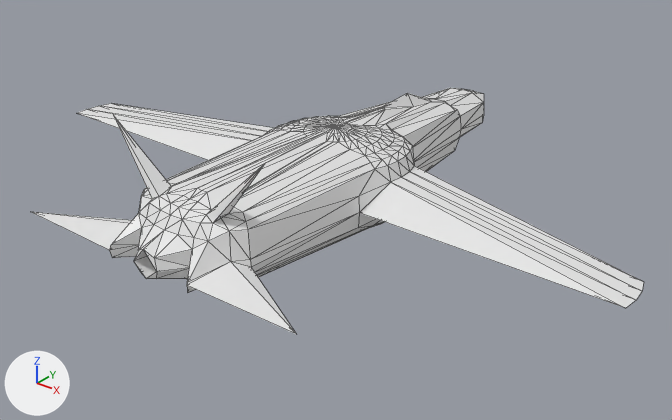
One commit to the COLLADA model art/meshes/structural/F-35.dae: the scene before it, then after it.
One viewpoint serves both versions: a camera (50 mm lens) standing at (6.57, -8.2, 4.56) and looking at (0.11, -0.13, -0.44). The axes (+X, +Y, +Z) are drawn at lower left. The lights are the same throughout. Mesh edges are drawn as thin lines.
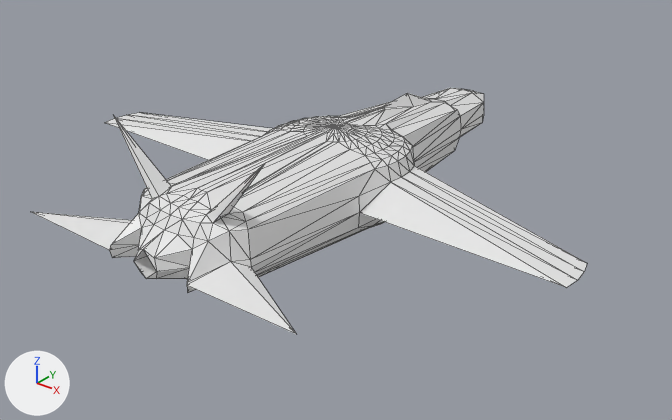
Changed parts and their boxes (x1, y1, x2, y2) in the pictures (672 x 420 px; the box of a moved part takes in the faces that stretch with it):
'Sphere', reshaped (9% narrower)
    before: (32, 88, 644, 334)
    after: (32, 88, 587, 334)
part 1 of me_sphere, moved or reshaped
    before: (360, 166, 644, 308)
    after: (360, 166, 587, 288)
part 2 of me_sphere, moved or reshaped
    before: (78, 103, 273, 160)
    after: (104, 112, 273, 160)

The change, as a list of edits to the scene's bpy script:
```text
Change me_sphere:
    where me_sphere.from_pydata(...)  # 482 vertices, 960 faces; spans x -4.09..4.08, y -3.04..3.49, z -0.65..1.21
    used by ob_sphere; location = (0.0, 0.0, 0.0)
    before: 89 (4.0, -0.22, 0.0) at pixel (643, 281), 104 (4.06, -0.4, 0.0) at pixel (642, 291), 119 (4.08, -0.59, 0.0) at pixel (636, 300), 134 (4.06, -0.79, 0.0) at pixel (625, 308)
    before: 345 (-4.07, -0.76, 0.06) at pixel (76, 113), 360 (-4.09, -0.57, 0.06) at pixel (86, 109), 375 (-4.07, -0.37, 0.06) at pixel (98, 105), 390 (-4.01, -0.19, 0.06) at pixel (111, 103)
    me_sphere part 1
    add for i in [89, 104, 119, 134]: me_sphere.vertices[i].co += Vector((-0.59, 0.0, 0.0))
    me_sphere part 2
    add for i in [345, 360, 375, 390]: me_sphere.vertices[i].co += Vector((0.61, 0.0, 0.0))
```
